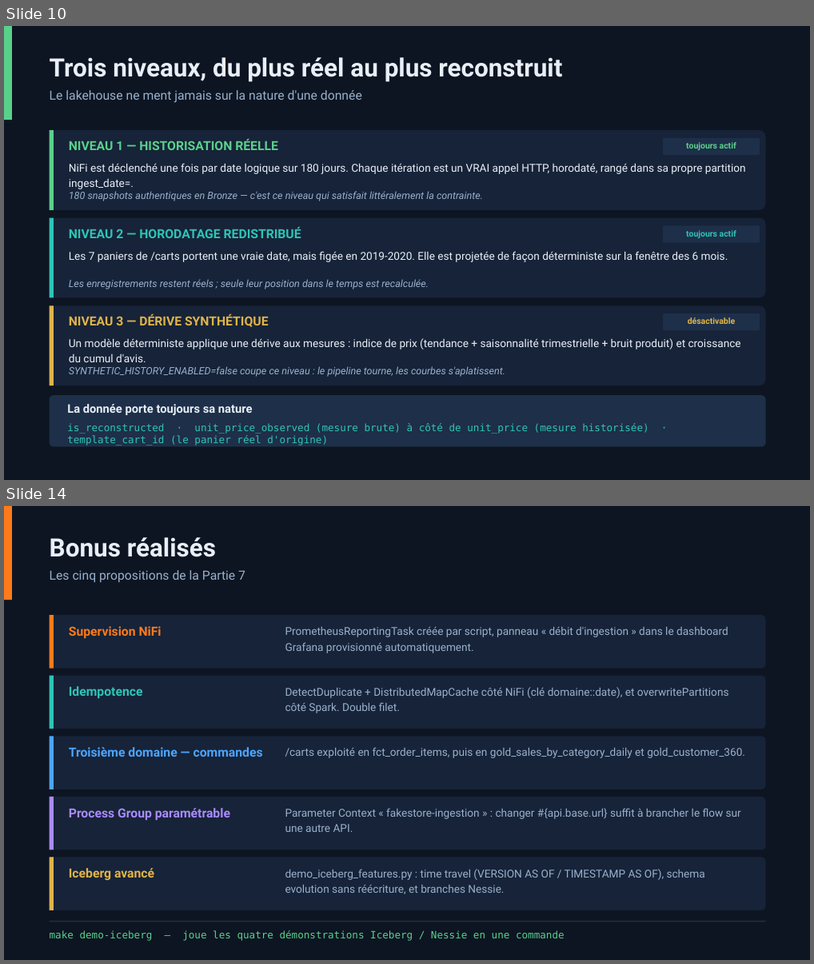
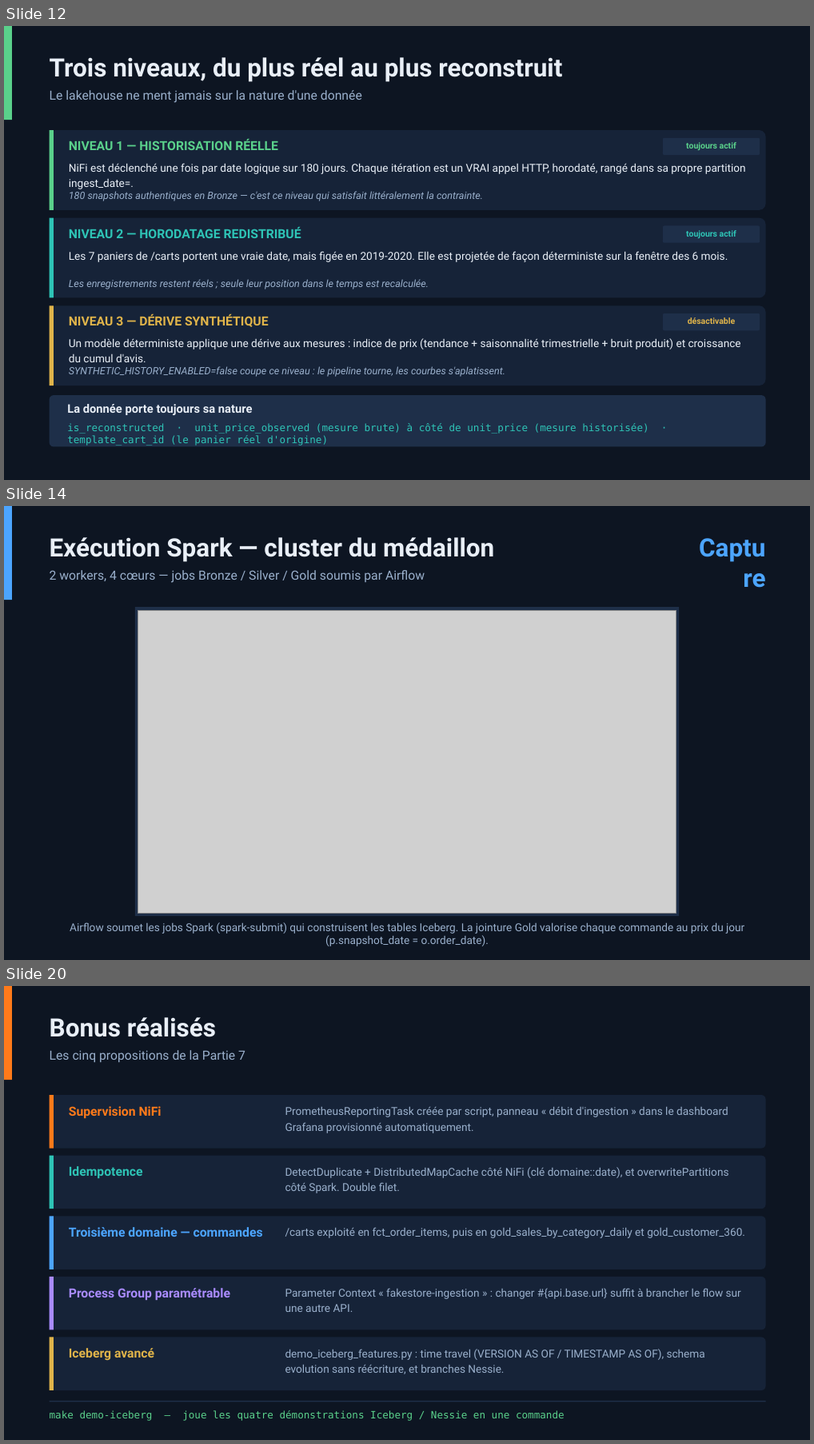
Before and after one commit to makabamegane-eng/dit-lakehouse-nifi-fakestore, a slide deck: slides/soutenance_lakehouse_nifi.pptx. Shown one above the other, each under a label of ours: slides 10 and 14 before the commit, slides 12, 14 and 20 after it; the slides between them are not shown. The pictures are 814x964 and 814x1444 pixels, drawn with LibreOffice and Linux fonts; fonts in the diff are those of the drawing; grey boxes stand for pictures. Boxes give left, top, right and bottom in pixels: in the first picture for what was removed or moved away, otherwise in the second. Text is boxed around its words. In the diff, an @@ line names an element or a change of style, - is before the commit and + after.

```diff
--- a/slides/soutenance_lakehouse_nifi.pptx
+++ b/slides/soutenance_lakehouse_nifi.pptx
@@ slide 14 added at (4, 506, 810, 960), background #0D1522 @@
@@ rectangle added at (4, 506, 12, 600), fill #4CA5FF @@
@@ text added at (50, 537, 494, 562), 30 pt, text #E9EFF7, bold @@
+Exécution Spark — cluster du médaillon
@@ text added at (694, 532, 766, 562), 30 pt, text #4CA5FF, bold @@
+Capture
@@ text added at (50, 570, 425, 583), 15 pt, text #9AB0CC @@
+2 workers, 4 cœurs — jobs Bronze / Silver / Gold soumis par Airflow
@@ rectangle added at (135, 607, 680, 916), fill #1E2F49 @@
@@ picture added at (138, 610, 677, 913) @@
@@ text added at (70, 922, 745, 946), 13 pt, text #9AB0CC @@
+Airflow soumet les jobs Spark (spark-submit) qui construisent les tables Iceberg. La jointure Gold valorise chaque commande au prix du jour (p.snapshot_date = o.order_date).
@@ what was slide 10 is now slide 12 @@
@@ what was slide 14 is now slide 20 @@
```
Also in this commit, not shown: 5 slides changed, 6 other slides added, 1 slide removed, 12 other files.
